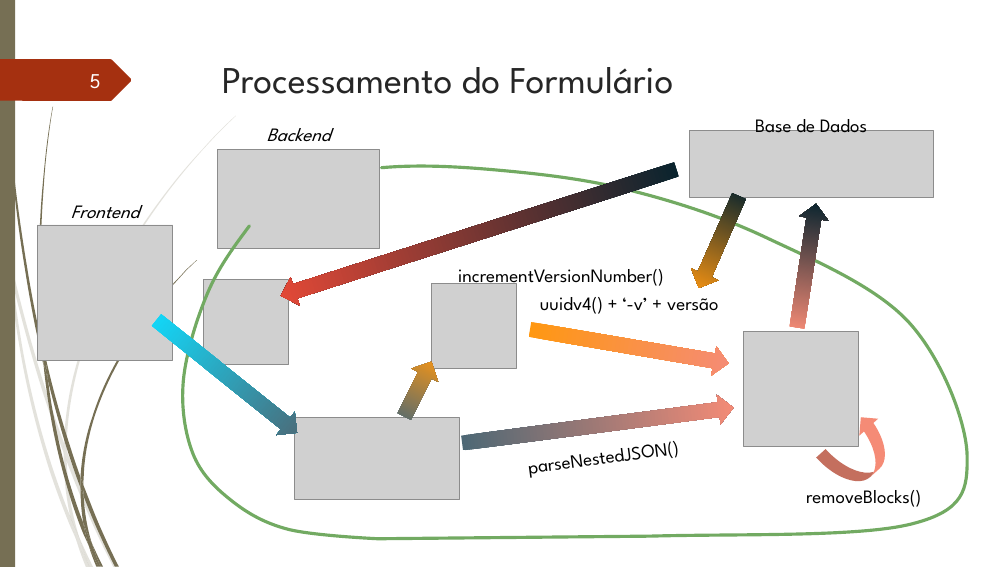
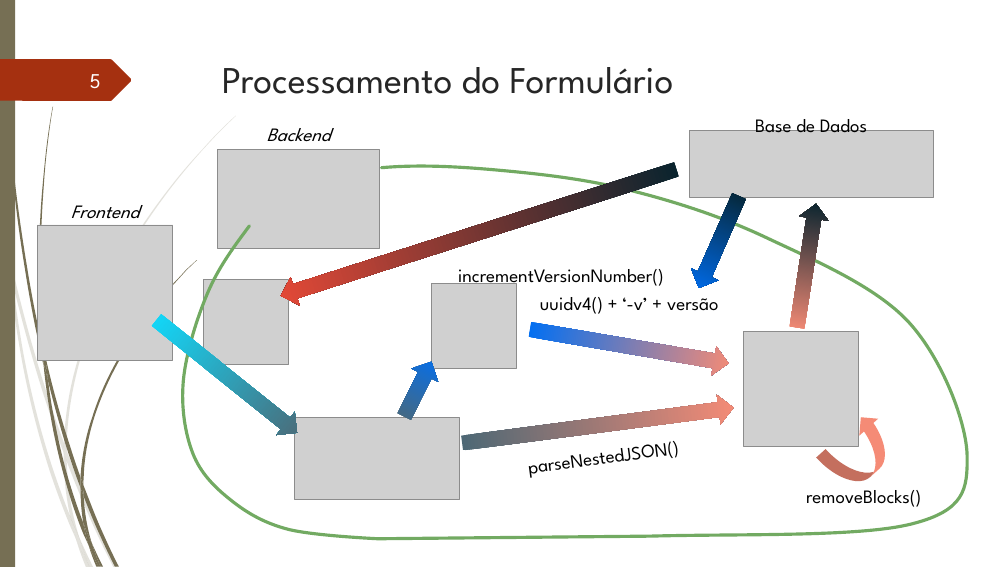
Before and after one commit to hugo-baptista/tg-apinf-pce, a slide deck: slide 5 of Apresentação.pptx. Drawn at 1008x567 pixels with LibreOffice and Linux fonts; fonts in the diff are those of the drawing; grey boxes stand for pictures. Boxes give left, top, right and bottom in pixels: in the first picture for what was removed or moved away, otherwise in the second. Text is boxed around its words. In the diff, an @@ line names an element or a change of style, - is before the commit and + after.

Commit message:
Update Apresentação

```diff
--- a/Apresentação.pptx
+++ b/Apresentação.pptx
@@ right arrow at <box>686,190,753,294</box>: fill gradient #06232E to #FF9811 to gradient #06232E to #006FF3 @@
@@ right arrow at <box>528,315,731,378</box>: fill gradient #FF9811 to #F58B76 to gradient #006FF3 to #F58B76 @@
@@ right arrow at <box>391,355,445,423</box>: fill gradient #4D6875 to #FF9811 to gradient #4D6875 to #006FF3 @@
```
